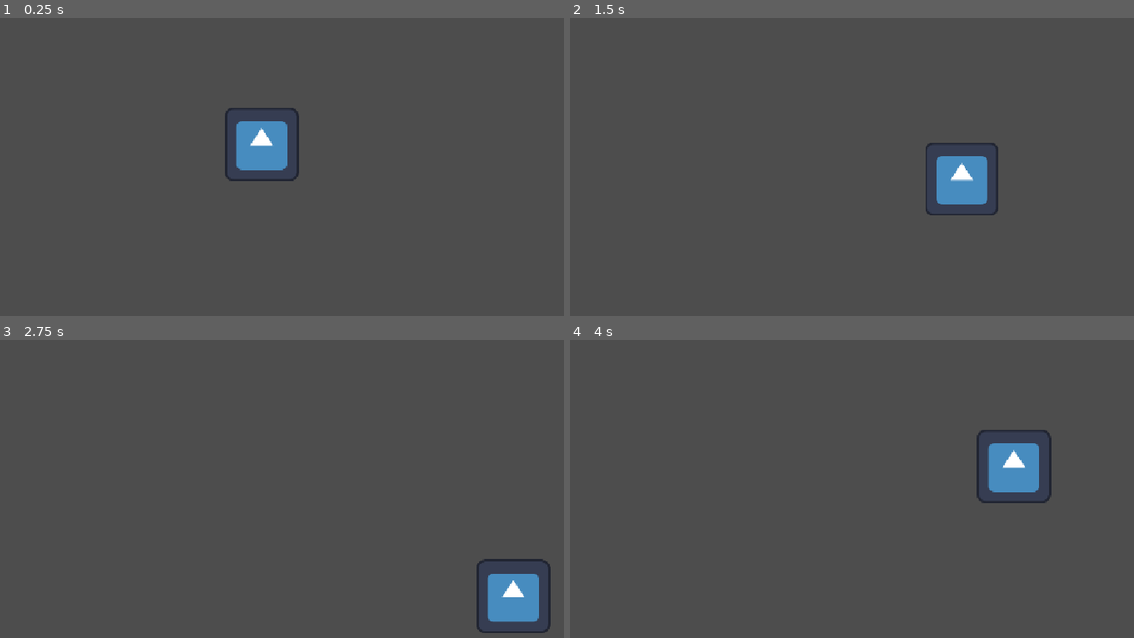
Above: before the commit, frames 1-4 (two rows, left to right).
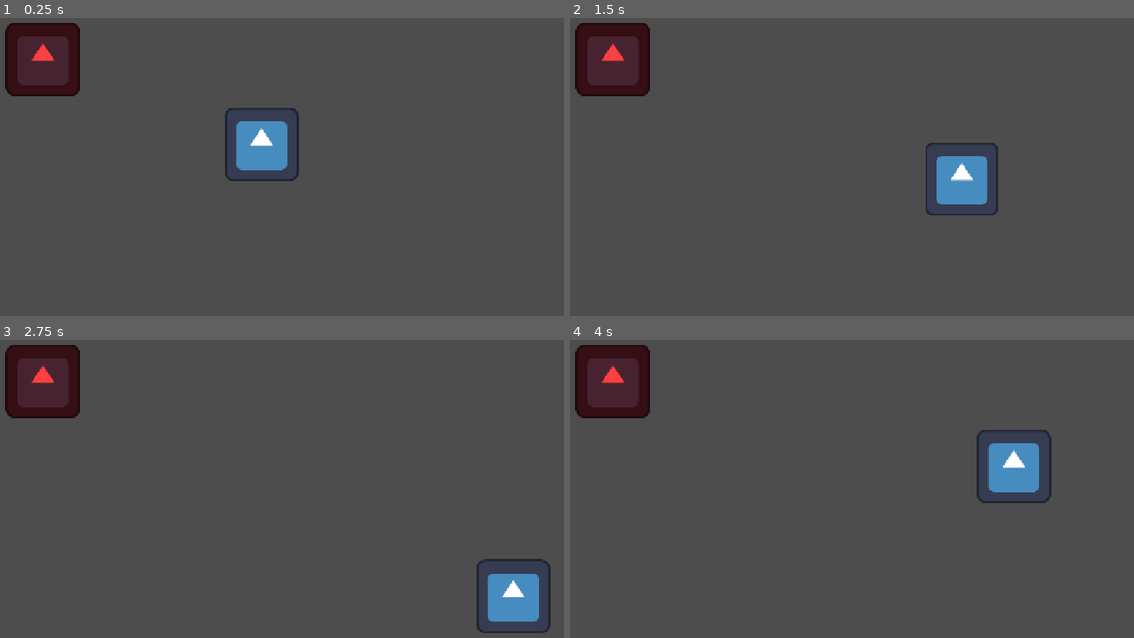
Above: after the commit, the same moments.

Repository: NxtCreator/little-archery
Game: Godot game, scene res://scenes/main.tscn
Two runs of this game, one before a commit and one after it. Both use one fixed random seed, a clock stepped at 60 frames per second and the inputs below. The engine's default icon, where the game draws it, is replaced by a stand-in: a white triangle on a blue panel in a dark square.
Inputs (mouse positions are in pixels of both pictures, inside the frame that each line leads up to):
- Up to frame 1 (0.25 s): no input
- Up to frame 2 (1.5 s): tap Enter at 0.5 s; move the mouse to (1004, 143) at 0.52 s; hold D (move_right) 0.53-1.28 s; tap Alt at 0.6 s; click (1004, 143) at 0.67 s; move the mouse to (722, 178) at 1.27 s; hold S (move_down) from 1.28 s (still down); tap Shift at 1.35 s
- Up to frame 3 (2.75 s): move the mouse to (355, 399) at 2.02 s; release S (move_down) at 2.03 s; hold D (move_right) from 2.03 s (still down); tap Alt at 2.1 s
- Up to frame 4 (4 s): move the mouse to (823, 557) at 2.77 s; release D (move_right) at 2.78 s; hold W (move_up) 2.78-3.53 s; tap Shift at 2.85 s; click (823, 557) at 2.92 s; move the mouse to (1060, 539) at 3.52 s; hold A (move_left) from 3.53 s (still down); tap Alt at 3.6 s

The runs differ from the first frame. In frame 1, 3.2% of the frame differs, in the area x 0-15%, y 1-27%; in frame 2, 3.2%; in frame 3, 3.2%; in frame 4, 3.2%.

Commit message:
Add enemy scene with red-tinted sprite and circle collider, place one in Main

Diff:
--- /dev/null
+++ b/scenes/enemy.tscn
@@ -0,0 +1,15 @@
+[gd_scene format=3 uid="uid://bbpbm7xyctf50"]
+
+[ext_resource type="Texture2D" uid="uid://cxtexrrk3vg4p" path="res://icon.svg" id="1_7p1mj"]
+
+[sub_resource type="CircleShape2D" id="CircleShape2D_62jd7"]
+radius = 48.0
+
+[node name="Enemy" type="CharacterBody2D" unique_id=283542043]
+
+[node name="Sprite2D" type="Sprite2D" parent="." unique_id=330599043]
+modulate = Color(1, 0.2509804, 0.2509804, 1)
+texture = ExtResource("1_7p1mj")
+
+[node name="CollisionShape2D" type="CollisionShape2D" parent="." unique_id=207770753]
+shape = SubResource("CircleShape2D_62jd7")
--- a/scenes/main.tscn
+++ b/scenes/main.tscn
@@ -1,8 +1,12 @@
 [gd_scene format=3 uid="uid://ccvp3w48yxfam"]
 
 [ext_resource type="PackedScene" uid="uid://bupr48wvnjsw5" path="res://scenes/player.tscn" id="1_o5qli"]
+[ext_resource type="PackedScene" uid="uid://bbpbm7xyctf50" path="res://scenes/enemy.tscn" id="2_0wfyh"]
 
 [node name="Main" type="Node2D" unique_id=489610076]
 
 [node name="Player" parent="." unique_id=1213636557 instance=ExtResource("1_o5qli")]
 position = Vector2(530, 295)
+
+[node name="Enemy" parent="." unique_id=283542043 instance=ExtResource("2_0wfyh")]
+position = Vector2(152, 148)
--- a/scenes/player.tscn
+++ b/scenes/player.tscn
@@ -10,7 +10,7 @@
 position = Vector2(549, 289)
 script = ExtResource("1_g2els")
 
-[node name="PlayerImg" type="Sprite2D" parent="." unique_id=2053514023]
+[node name="Sprite2D" type="Sprite2D" parent="." unique_id=2053514023]
 texture = ExtResource("1_3vyb7")
 
 [node name="CollisionShape2D" type="CollisionShape2D" parent="." unique_id=2054006057]
